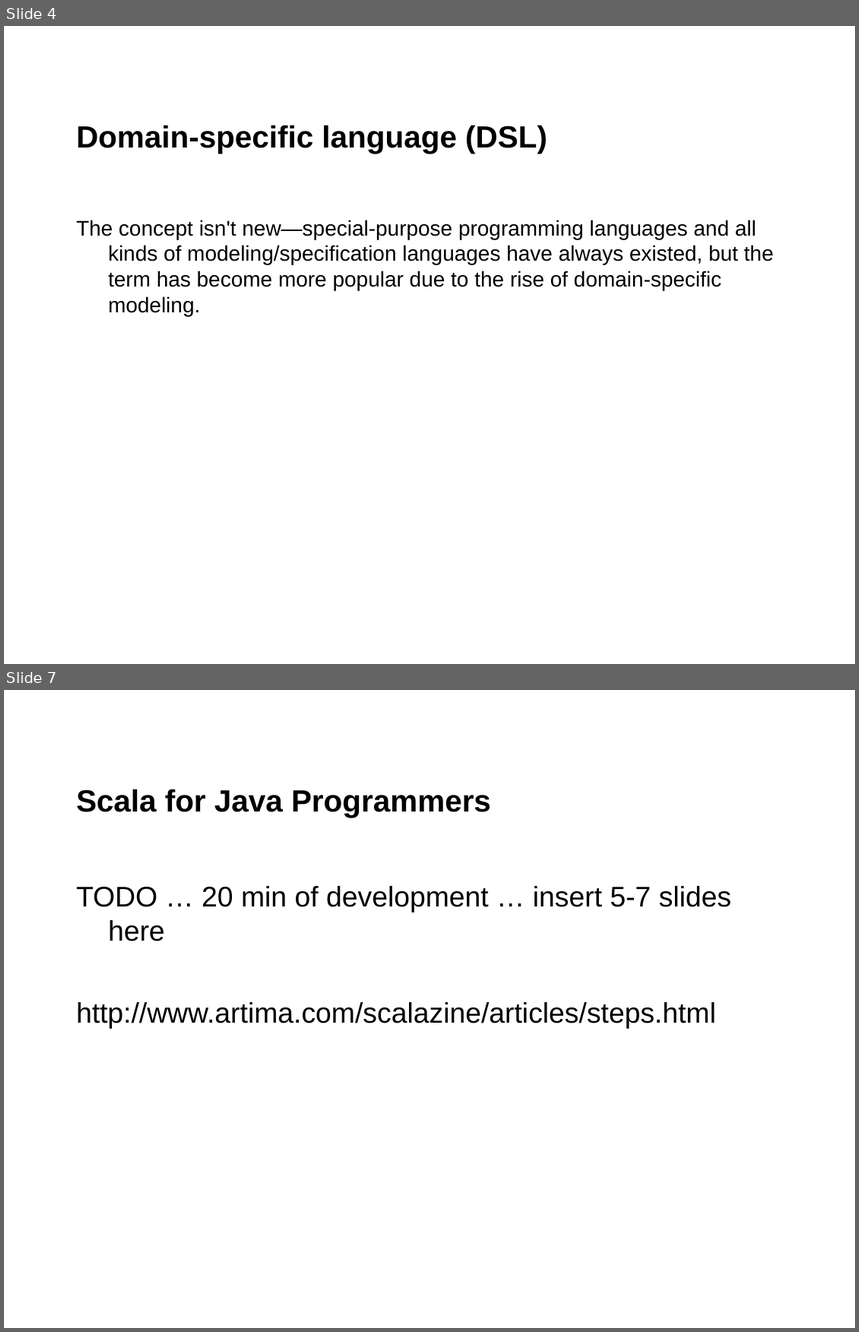
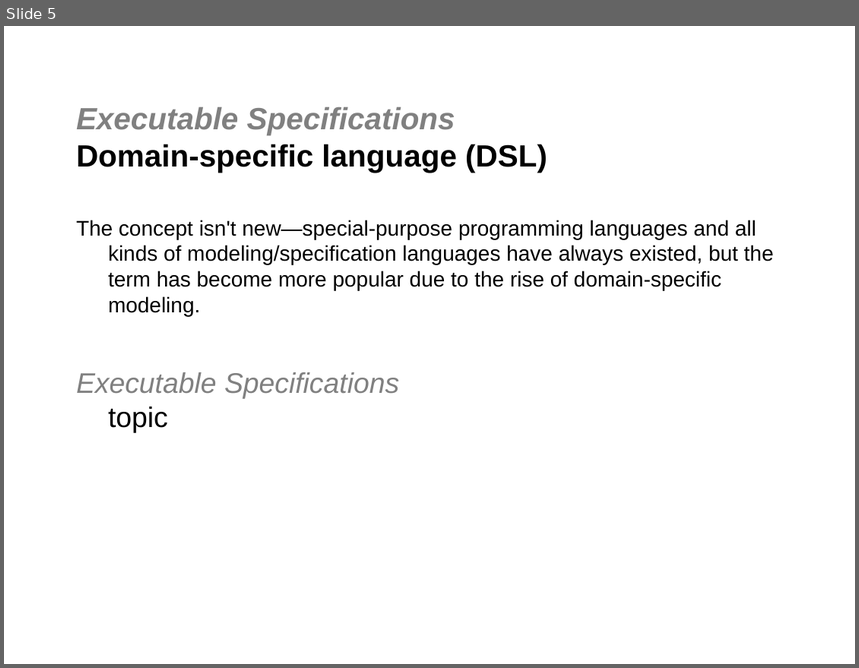
Before and after one commit to jgoodsen/agile2010, a slide deck: dsl.ppt. Shown one above the other, each under a label of ours: slides 4 and 7 before the commit, slide 5 after it; the slides between them are not shown. The pictures are 859x1332 and 859x668 pixels, drawn with LibreOffice and Linux fonts; fonts in the diff are those of the drawing; background and template pictures are left out. Boxes give left, top, right and bottom in pixels: in the first picture for what was removed or moved away, otherwise in the second. Text is boxed around its words. In the diff, an @@ line names an element or a change of style, - is before the commit and + after.

```diff
--- a/dsl.ppt
+++ b/dsl.ppt
@@ slide 7 removed at bbox=[4, 690, 855, 1328], background #FFFFFF @@
@@ title removed at bbox=[76, 789, 491, 818] @@
-Scala for Java Programmers
@@ text removed at bbox=[76, 886, 731, 1029] @@
-TODO … 20 min of development … insert 5-7 slides here
-http://www.artima.com/scalazine/articles/steps.html
@@ what was slide 4 is now slide 5 @@
@@ slide 5 changed as well @@
@@ title at bbox=[76, 107, 547, 172]: text changed @@
-Domain-specific language (DSL)
+Executable Specifications
+Domain-specific language (DSL)
@@ text at bbox=[76, 373, 399, 433]: paragraph added @@
+Executable Specifications
+topic
```
Also in this commit, not shown: 3 other slides changed, 6 slides added, 17 other slides removed, 7 other files.
